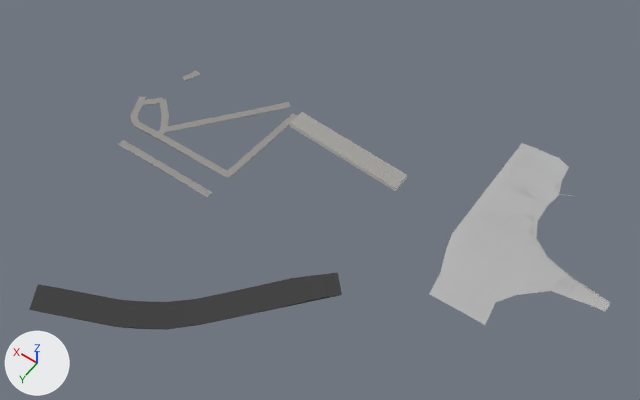
An edit to the glTF model models/main/lod/t_-1_2.glb, drawn before and after from the same camera.
The view is the same before and after, from a 50 mm camera at (-146.2, 466.3, 320.9) aimed at (-65.5, 353.3, 143.4). The lights are fixed; the arrows at lower left show +X, +Y and +Z. The first picture is the older version. Where no turn or scale is listed for an object, it has been applied to the vertices. Vertices at exactly the same position are counted once.

The first picture shows 'SF_footway_313028550_UNVERIFIED', 'SG_WebsterRoad_313028543_UNVERIFIED', 'StudentCenterAnnex NE arm low slab (LiDAR ~1.0 m; type UNVERIFI', 'WS24 Annex west asphalt plaza (NAIP extent + Joe photo Nov 8)' and 1 more.
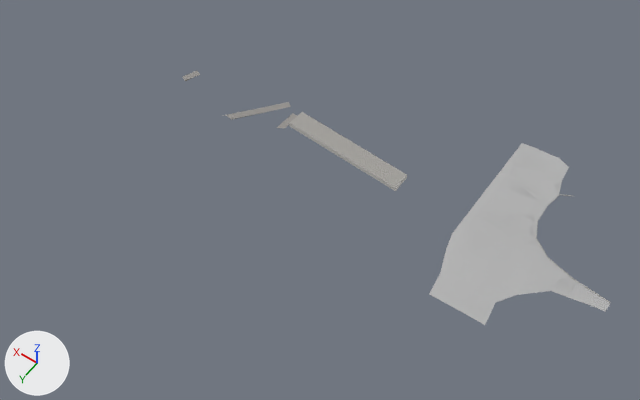
Where the newer file only moved an object's origin or applied its transform, the numbers keep the older frame.

Changed parts and their boxes (x1, y1, x2, y2) in the pictures (640 x 400 px; the box of a moved part takes in the faces that stretch with it):
'SG_WebsterRoad_313028543_UNVERIFIED', deleted: before (29, 273, 342, 330)
'SF_footway_313028550_UNVERIFIED', reshaped (36% narrower, 54% shorter): before (118, 71, 297, 197); after (182, 71, 297, 129)
part 1 of me_sf_footway_313028550_unverified, deleted: before (130, 96, 227, 177)
part 2 of me_sf_footway_313028550_unverified, deleted: before (156, 99, 169, 136)
part 3 of me_sf_footway_313028550_unverified, deleted: before (118, 140, 212, 197)
part 4 of me_sf_footway_313028550_unverified, deleted: before (140, 97, 163, 105)
part 5 of me_sf_footway_313028550_unverified, moved or reshaped: before (166, 102, 291, 178); after (222, 102, 291, 129)

The edits, one by one:
me_sf_footway_313028550_unverified is used by ob_sf_footway_313028550_unverified; location (-21.2, 347.8, 140.0).
me_sf_footway_313028550_unverified had 141 vertices, 204 faces and spanned x -20.9..20.9, y -19.9..19.9, z -0.5..0.5.
me_sf_footway_313028550_unverified now has 41 vertices, 57 faces and spans x -20.9..16.3, y -19.9..-4.8, z -0.5..0.4.
me_sf_footway_313028550_unverified part 1: the loose piece of 47 vertices spanning x -18.3..20.9, y 1.8..12.1, z -0.3..0.4 is deleted.
me_sf_footway_313028550_unverified part 2: the loose piece of 22 vertices spanning x 5.1..15.1, y -0.9..11.1, z -0.2..0.3 is deleted.
me_sf_footway_313028550_unverified part 3: the loose piece of 12 vertices spanning x -18.9..12.9, y 17.8..19.9, z 0.1..0.5 is deleted.
me_sf_footway_313028550_unverified part 4: the loose piece of 12 vertices spanning x 13.7..19.7, y -0.7..5.1, z -0.4..0.0 is deleted.
Part 5, on me_sf_footway_313028550_unverified:
15 vertices are removed from x -20.1..7.1, y -12.7..11.8, z -0.1..0.4.
40 faces are deleted.
8 vertices are added at x -20.5..-3.2, y -12.8..-4.8, z -0.1..0.4.
27 new faces join them.
Other edits to the shape of me_sf_footway_313028550_unverified do not show in these pictures.
Object 'SG_WebsterRoad_313028543_UNVERIFIED' (ob_sg_websterroad_313028543_unverified) is deleted.
